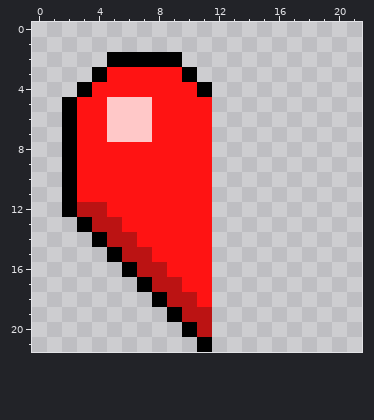
File history of a pixel-art sprite, DX3D_2412/Resources/Textures/UI/heart_half.png. Above is the file before it was changed.
The file is 22x22 pixels.
New version:
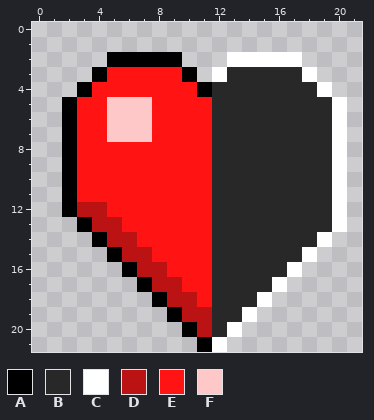
Palette (. is transparent): A #000000  B #282828  C #ffffff  D #bb1313  E #ff1313  F #ffc8c8
Change:
The author put colour B in row 3 at x 13 to 17; in row 4 at x 12 to 18; in rows 5 to 13 at x 12 to 19; in row 14 at x 12 to 18; in row 15 at x 12 to 17; in row 16 at x 12 to 16.
The author put colour B in row 17 at x 12 to 15; in row 18 at x 12 to 14; in row 19 at x 12 to 13; in row 20 at x 12.
The author put colour C in row 2 at x 13 to 17; in row 3 at x 12 and 18; in row 4 at x 19; in rows 5 to 13 at x 20; in row 14 at x 19; in row 15 at x 18.
The author put colour C in row 16 at x 17; in row 17 at x 16; in row 18 at x 15; in row 19 at x 14; in row 20 at x 13; in row 21 at x 12.
